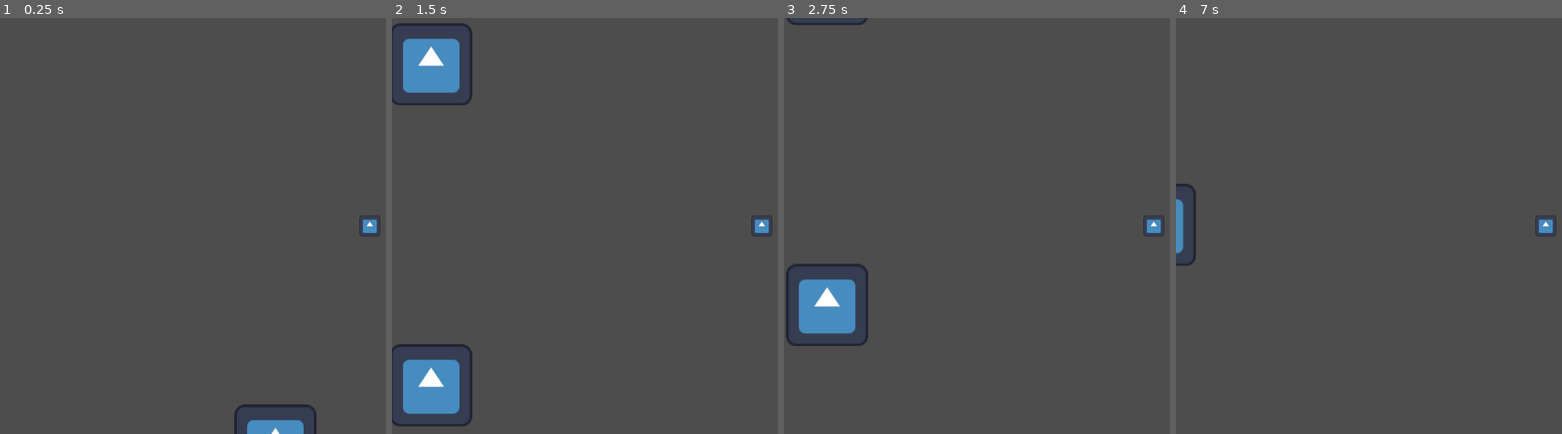
Above: before the commit, frames 1-4 (left to right).
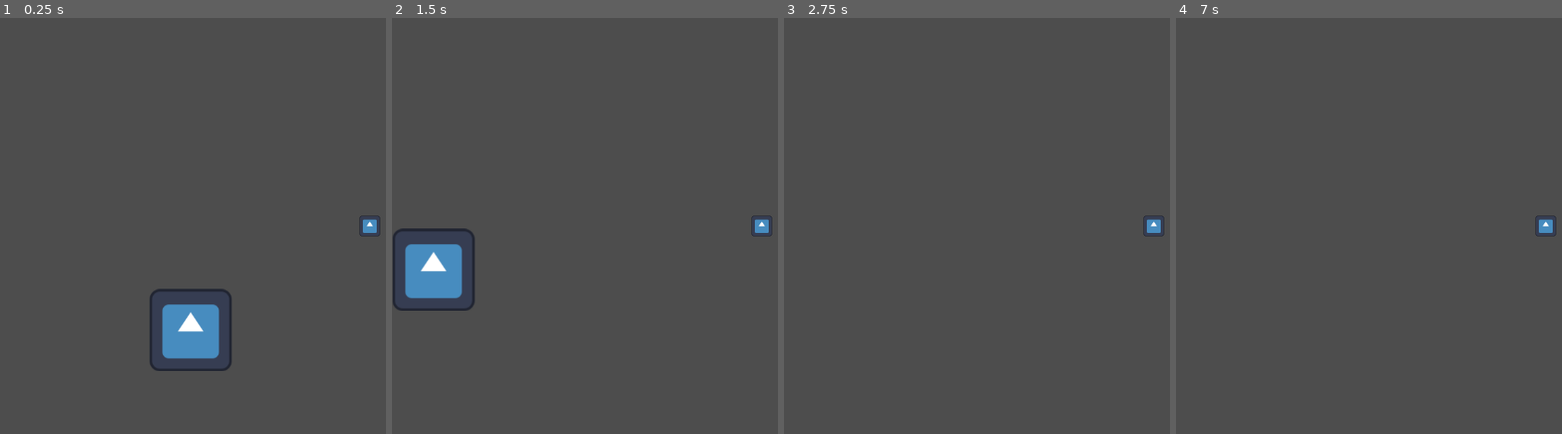
Above: after the commit, the same moments.

Repository: GrmSeven/AdvancedPlayerController
Game: Godot game, scene res://main.tscn
Two runs of this game, one before a commit and one after it. Both use one fixed random seed, a clock stepped at 60 frames per second and the inputs below. The engine's default icon, where the game draws it, is replaced by a stand-in: a white triangle on a blue panel in a dark square.
Inputs:
- Up to frame 1 (0.25 s): no input
- Up to frame 2 (1.5 s): hold Right (ui_right) from 0.53 s (still down); tap W (game_jump) at 0.77 s
- Up to frame 3 (2.75 s): tap W (game_jump) at 1.52 s; release Right (ui_right) at 2.03 s; hold Left (ui_left) from 2.03 s (still down)
- Up to frame 4 (7 s): release Left (ui_left) at 2.78 s; hold Right (ui_right) 2.78-4.28 s; tap W (game_jump) at 3.02, 3.77, 4.52, 6.02, 6.77 s; tap Enter at 4.25, 5.75 s; hold Left (ui_left) 4.28-5.03 s; tap Space at 5, 6.5 s; hold Right (ui_right) 5.03-5.78 s; hold Left (ui_left) from 5.78 s (still down)

The runs differ from the first frame. In frame 1, 3.2% of the frame differs, in the area x 38-83%, y 65-100%; in frame 2, 7.3%, in the area x 0-22%, y 1-99%; in frame 3, 2.7%; in frame 4, 0.4%.

Commit message:
Betta falling movement
- Added: Air maneuverability
- Fixed: descend conflicting with jump fall

Diff:
--- a/main.tscn
+++ b/main.tscn
@@ -59,4 +59,5 @@
 texture = ExtResource("1_xxh38")
 
 [node name="CharacterBody2D" parent="." instance=ExtResource("2_b3gx7")]
-position = Vector2(0, -4865)
+position = Vector2(132, -4685)
+AIR_MANEUVERABILITY = 0.1
--- a/player.tscn
+++ b/player.tscn
@@ -11,7 +11,9 @@
 MAX_X_VELOCITY = 400
 ACCEL_SPEED = 20.0
 DEACCEL_SPEED = 20.0
+AIR_MANEUVERABILITY = 2.0
 MAX_Y_VELOCITY = 500
+AIR_FRICTION = 0.1
 MAX_JUMP_TIME = 0.3
 MIN_JUMP_TIME = 0.0
 JUMP_VELOCITY = 400
--- a/player_controller.gd
+++ b/player_controller.gd
@@ -2,17 +2,6 @@
 
 var physics_delta = ProjectSettings.get_setting("physics/common/physics_ticks_per_second")
 var gravity: int = ProjectSettings.get_setting("physics/2d/default_gravity")
-var air_time = 0
-var jump_time = 0
-var jump_deaccel_time = 0
-var jump_started = true
-var jump_input_held
-var jump_input_just_pressed
-var move_input_axis
-var descend_input_held
-var velocity_direction
-var jumping = false
-var jump_stop = false
 
 @export_category("Controller settings")
 # Platformer has jump; top-down can move in all 4 directions
@@ -32,6 +21,8 @@
 @export var SURFACE_FRICTION = 1.0
 @export var RUN_MULTIPLIER = 1.0
 @export var CROUCH_MULTIPLIER = 1.0
+@export var AIR_MANEUVERABILITY = 1.0
+@export var FALL_PRECISION = false
 
 
 @export_group("Movement/Vertical")
@@ -47,7 +38,6 @@
 @export var DELAYED_INPUT_DETECTION_TIME = 0.1
 
 @export var DESCEND_MULTIPLIER = 1.0
-@export var AIR_MANEUVERABILITY = 1.0
 
 
 @export_group("Work in progress")
@@ -59,8 +49,7 @@
 # Wall jump
 # Gravity rotation
 # N jumps
-# Run / Crouch / Fast fall
-# Dash?
+# Gameplay Mode
 
 # Tool functions
 func get_numbers_sign(num: float):
@@ -78,24 +67,34 @@
 		return 1 / num
 
 # Main
+var jump_input_held
+var jump_input_just_pressed
+var move_input_axis
+var descend_input_held
+
+
 func _physics_process(delta: float) -> void:
 	move_input_axis = Input.get_axis("ui_left", "ui_right")
 	jump_input_held = Input.is_action_pressed("game_jump")
 	jump_input_just_pressed = Input.is_action_just_pressed("game_jump")
 	descend_input_held = Input.is_action_pressed("ui_down")
-	velocity_direction = get_numbers_sign(velocity.x)
-	if velocity_direction == 0:
-		velocity_direction = move_input_axis
+
 
 	apply_gravity(delta)
+	apply_jump(delta) # switched with movement
 	apply_movement(delta)
-	apply_jump(delta)
+
 	move_and_slide()
 
 # Jumping
+var air_time = 0
+var jump_time = 0
+var jump_deaccel_time = 0
+var jump_started = true
+var jumping = false
+var jump_stop = false
+
 func apply_jump(delta):
-#	print(jump_started, " ", snapped(air_time, 0.1), " ", snapped(jump_time, 0.1))
-
 	if jump_input_just_pressed:
 		jump_time = 0
 	if is_on_floor():
@@ -135,27 +134,41 @@
 	jump_deaccel_time += delta
 
 # Moving
+var velocity_direction
+var move_mult
+
 func apply_movement(delta):
-	# Make surface AIR_FRICTION parameter
+	print(velocity.x)
+	velocity_direction = get_numbers_sign(velocity.x)
+	if velocity_direction == 0:
+		velocity_direction = move_input_axis
+	if is_on_floor():
+		move_mult = 1
+	elif multiplied_descend and FALL_PRECISION:
+		move_mult = AIR_MANEUVERABILITY * DESCEND_MULTIPLIER
+	else:
+		move_mult = AIR_MANEUVERABILITY
+
 	if abs(velocity.x) < MAX_X_VELOCITY + DEVIATION:
-		velocity.x += move_input_axis * ACCEL_SPEED * delta / SURFACE_FRICTION
+		velocity.x += move_input_axis * ACCEL_SPEED * move_mult * delta / SURFACE_FRICTION
 		if abs(velocity.x) > MAX_X_VELOCITY:
-			velocity.x = MAX_X_VELOCITY * velocity_direction
+			velocity.x = MAX_X_VELOCITY * get_numbers_sign(velocity.x)
 		if move_input_axis == 0:
-			if abs(velocity.x) < delta * DEACCEL_SPEED * SURFACE_FRICTION + DEVIATION:
+			if abs(velocity.x) < delta * DEACCEL_SPEED * move_mult * SURFACE_FRICTION + DEVIATION:
 				velocity.x = 0
 			else:
-				velocity.x -= velocity_direction * DEACCEL_SPEED * SURFACE_FRICTION * delta
+				velocity.x -= velocity_direction * DEACCEL_SPEED * move_mult * SURFACE_FRICTION * delta
 	else:
-		velocity.x -= (velocity.x - MAX_X_VELOCITY) * DEACCEL_SPEED
+		velocity.x -= velocity_direction * DEACCEL_SPEED * move_mult * SURFACE_FRICTION * delta
 
 # Graviting
 var NEW_MAX_Y_VELOCITY
 var gravity_multiplier
+var multiplied_descend
 
 func apply_gravity(delta):
-
-	if velocity.y > 0 and descend_input_held:
+	multiplied_descend = velocity.y >= MAX_Y_VELOCITY and descend_input_held
+	if multiplied_descend:
 		NEW_MAX_Y_VELOCITY = DESCEND_MULTIPLIER * MAX_Y_VELOCITY
 		gravity_multiplier = DESCEND_MULTIPLIER
 	else:
